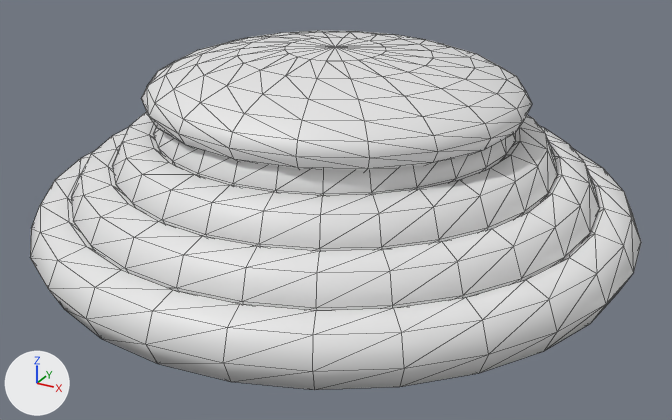
The glTF model models/catch_breads/bread_choco_danish.glb, before and after one commit.
Before and after are seen from a 50 mm lens placed at (0.47, -0.853, 0.379), pointed at (0.015, -0.025, -0.035). The axes (+X, +Y, +Z) are drawn at lower left. The lights are the same throughout. The first picture is the older version. Mesh edges are drawn as thin lines. Where no turn or scale is listed for an object, it has been applied to the vertices.

The first picture shows 'パイ生地の渦巻き', 'パイ生地の渦巻き.001', 'パイ生地の渦巻き.002', 'パイ生地の渦巻き.003', 'フィリング'.
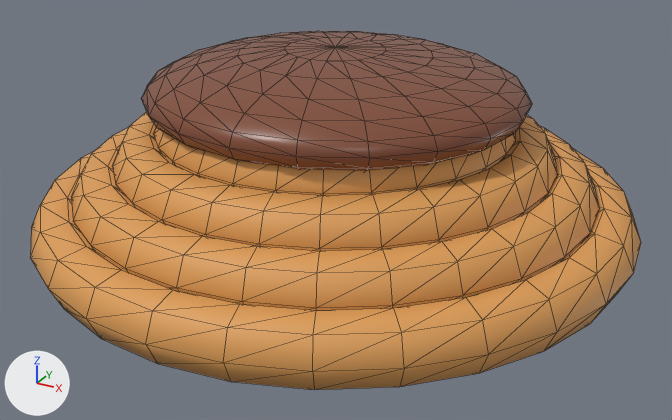
The change, as JSON lines over the scene's bpy script:
```json
{"op": "set", "path": "mat_焼きたての山吹色.base_color", "old": "(0.8, 0.8, 0.8)", "new": "(0.72, 0.34, 0.095)", "note": "white #e7e7e7 -> orange #dd9e57"}
{"op": "set", "path": "mat_チョコレート.base_color", "old": "(0.8, 0.8, 0.8)", "new": "(0.22, 0.072, 0.036)", "note": "white #e7e7e7 -> brown #814c35"}
```

Boxes [x1, y1, x2, y2] around the edits, measured in the pictures (672 x 420 px):
```json
{"object": "パイ生地の渦巻き", "change": "recoloured", "before": [30, 149, 641, 390], "after": [30, 149, 641, 390], "on screen": "white to orange"}
{"object": "フィリング", "change": "recoloured", "before": [141, 31, 532, 171], "after": [141, 31, 532, 171], "on screen": "white to brown"}
{"object": "パイ生地の渦巻き.001", "change": "recoloured", "before": [71, 126, 600, 310], "after": [71, 126, 600, 310], "on screen": "white to orange"}
{"object": "パイ生地の渦巻き.002", "change": "recoloured", "before": [112, 112, 558, 251], "after": [112, 112, 558, 251], "on screen": "white to orange"}
{"object": "パイ生地の渦巻き.003", "change": "recoloured", "before": [153, 128, 516, 195], "after": [153, 128, 516, 195], "on screen": "white to orange"}
```
